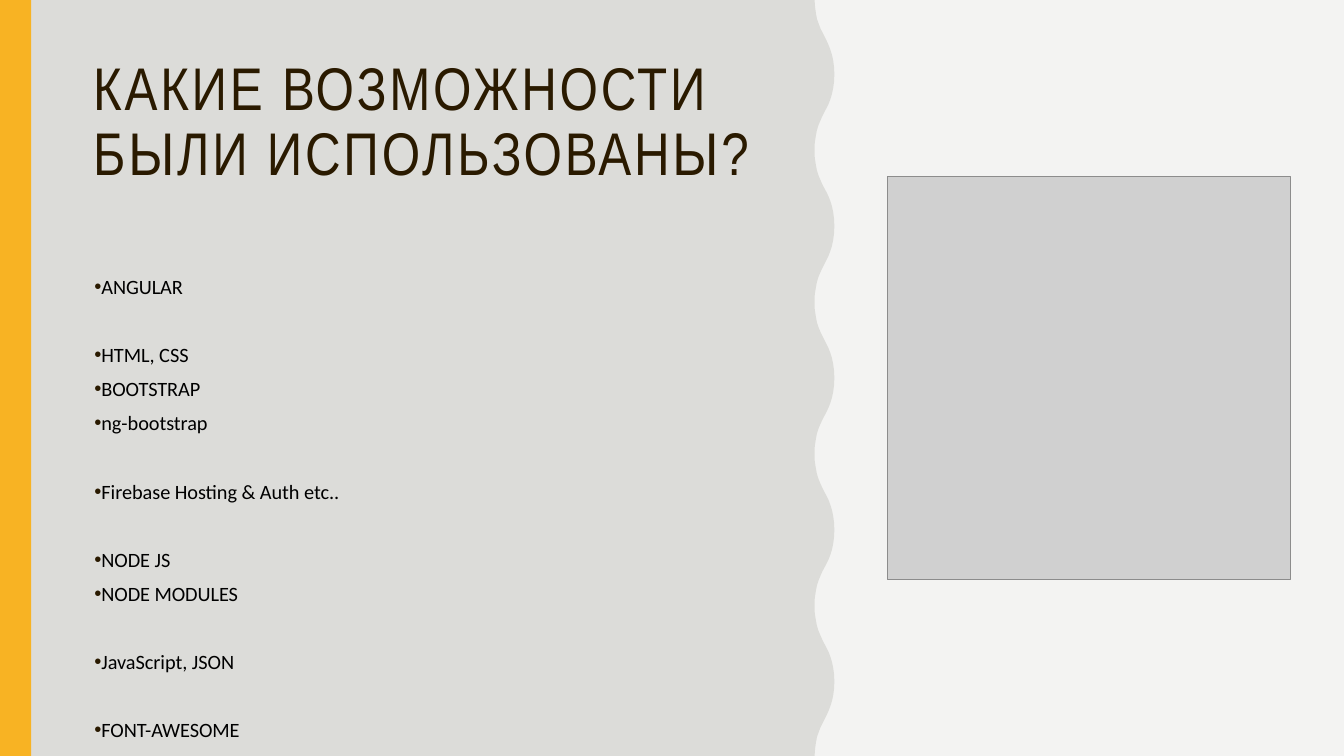
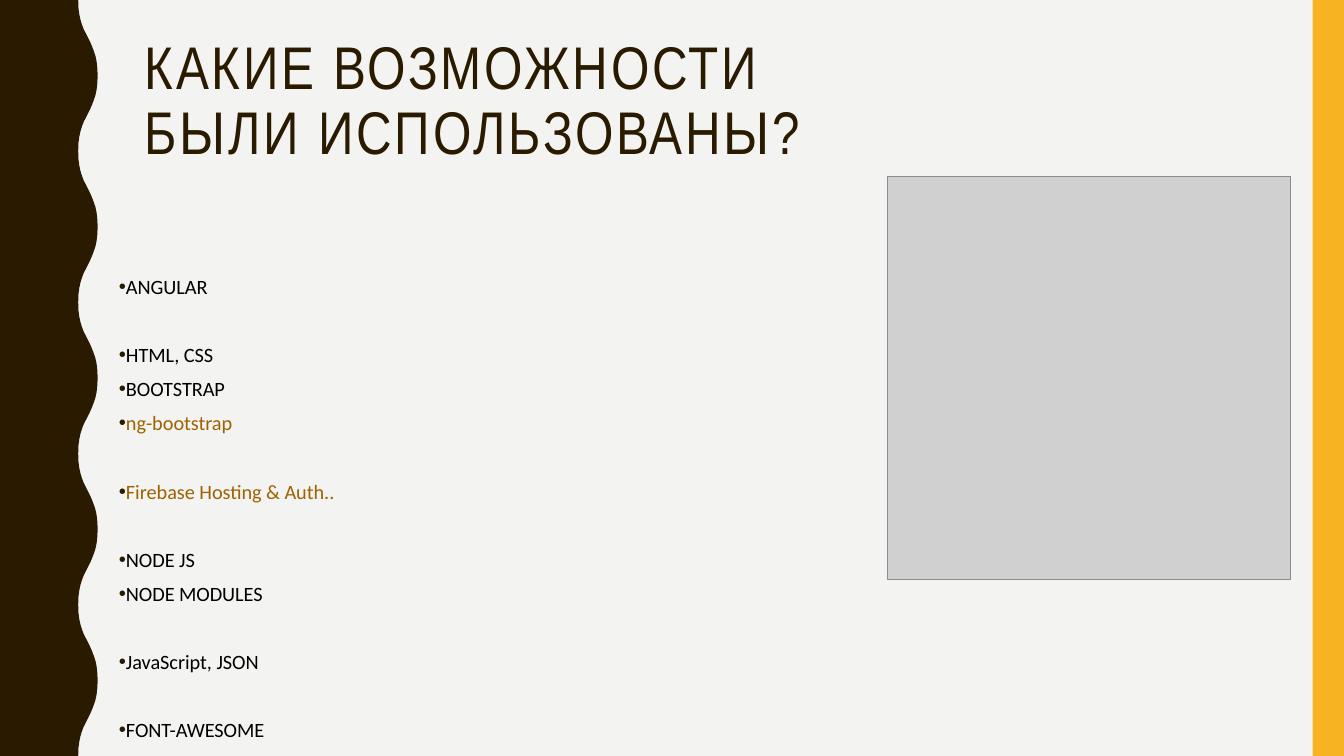
Before and after one commit to interestingALI/SkateShop-Baku, a slide deck: slide 2 of skateshop-baku.pptx. Drawn at 1344x756 pixels with LibreOffice and Linux fonts; fonts in the diff are those of the drawing; grey boxes stand for pictures. Boxes give left, top, right and bottom in pixels: in the first picture for what was removed or moved away, otherwise in the second. Text is boxed around its words. In the diff, an @@ line names an element or a change of style, - is before the commit and + after.

```diff
--- a/skateshop-baku.pptx
+++ b/skateshop-baku.pptx
@@ rectangle removed at (0, 0, 1344, 756) @@
@@ freeform shape removed at (0, 0, 835, 756) @@
@@ rectangle removed at (0, 0, 31, 756) @@
@@ title "КАКИЕ ВОЗМОЖНОСТИ БЫЛИ ИСПОЛЬЗОВАНЫ?": place and size @@
-title "КАКИЕ ВОЗМОЖНОСТИ БЫЛИ ИСПОЛЬЗОВАНЫ?" at (93, 68, 749, 176)
+title "КАКИЕ ВОЗМОЖНОСТИ БЫЛИ ИСПОЛЬЗОВАНЫ?" at (145, 47, 800, 155)
@@ text "ANGULAR": place and size @@
-text "ANGULAR" at (101, 281, 339, 737)
+text "ANGULAR" at (126, 281, 335, 737)
@@ text at (126, 416, 232, 434): text colour #000000 to #9F6200 in "ng-bootstrap" @@
@@ text at (126, 485, 335, 503): text changed; text colour #000000 to #9F6200 @@
-• Firebase Hosting & Auth etc..
+• Firebase Hosting & Auth..
```
Also in this commit, not shown: 1 other slide changed, 2 slides added, 1 slide removed, 17 other files.
